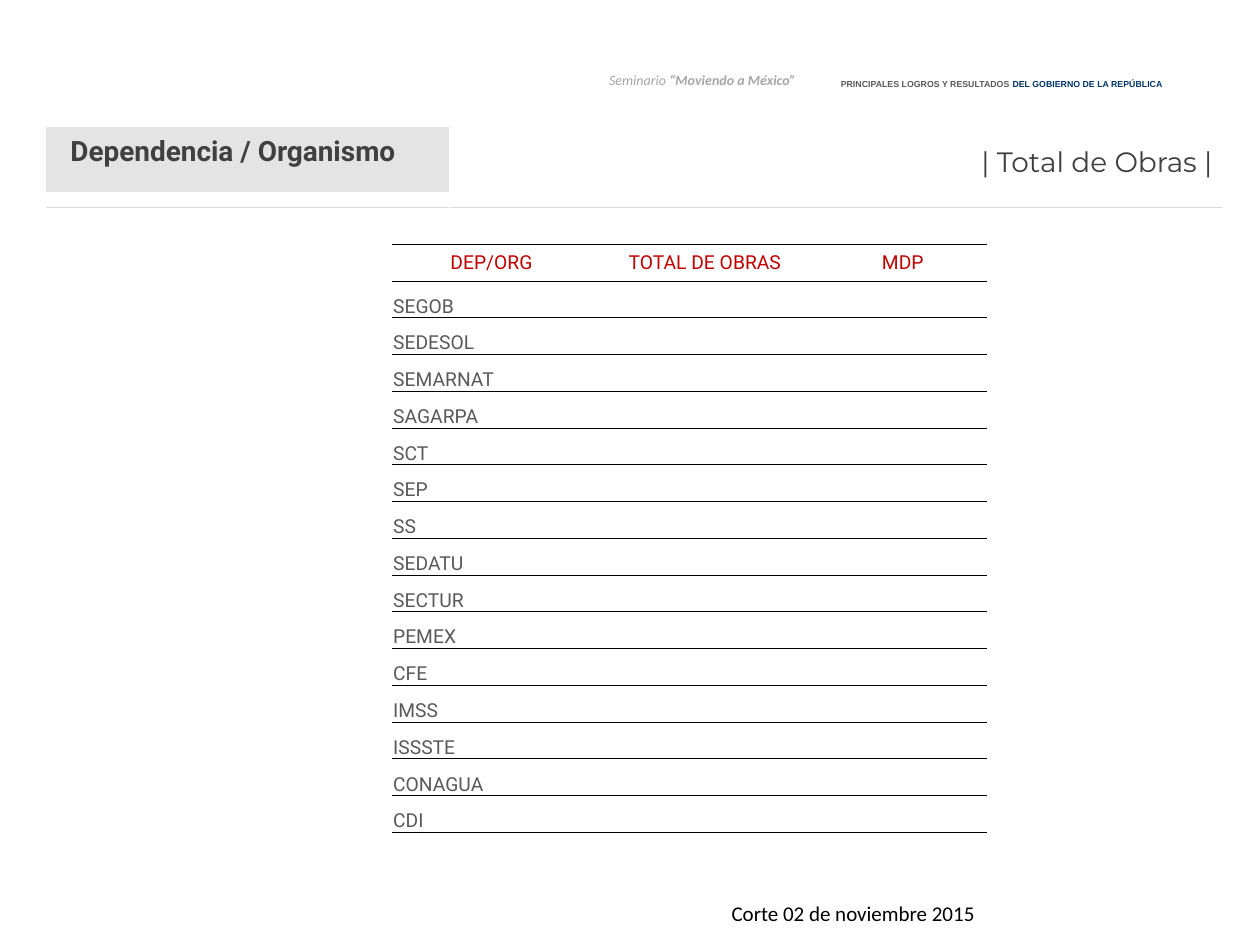
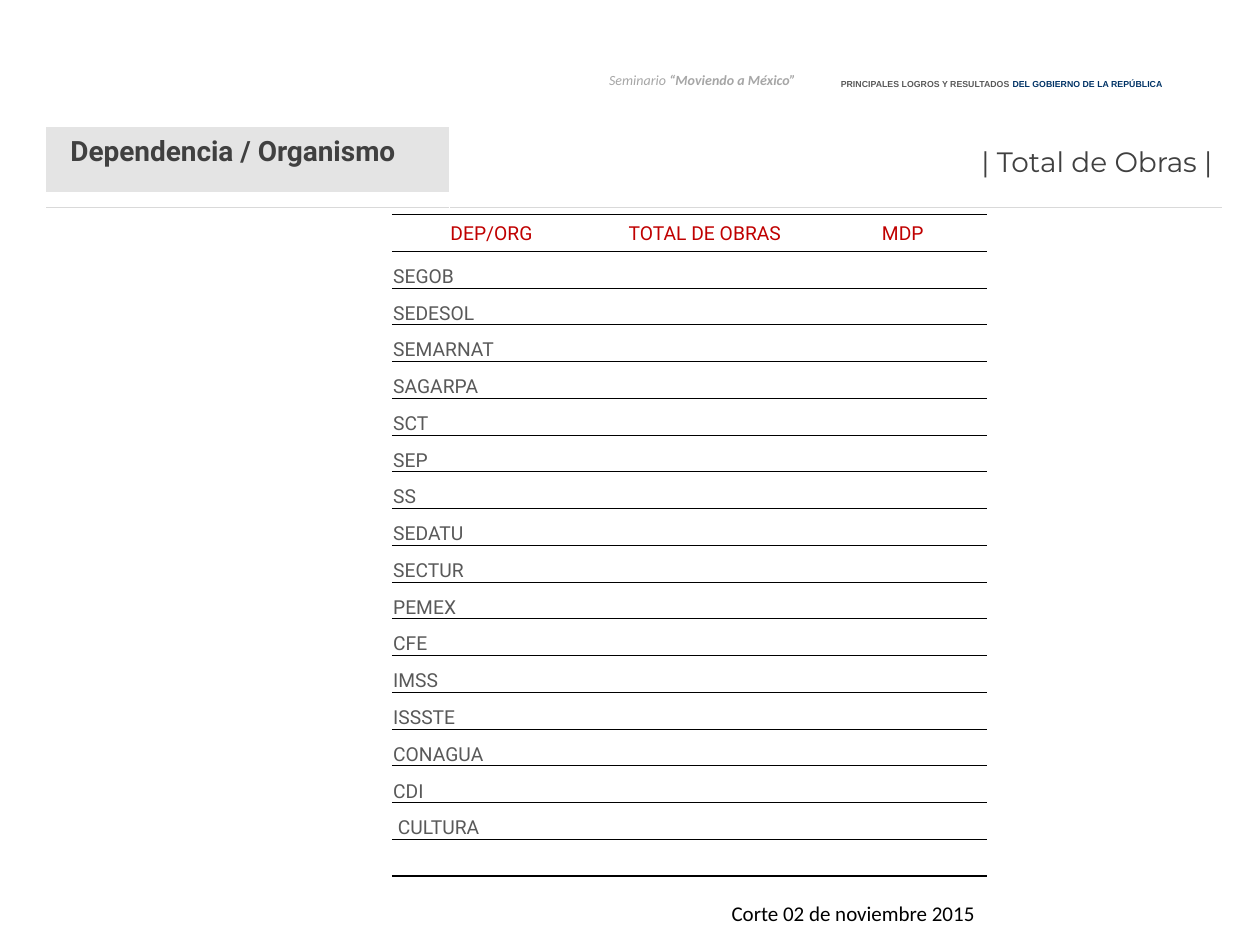
Before and after one commit to fpedro23/djangoObras, a slide deck: slide 1 of obras/static/ppt/LOGROS_RESULTADOS.pptx. Drawn at 1260x945 pixels with LibreOffice and Linux fonts; fonts in the diff are those of the drawing; background and template pictures are left out. Boxes give left, top, right and bottom in pixels: in the first picture for what was removed or moved away, otherwise in the second. Text is boxed around its words. In the diff, an @@ line names an element or a change of style, - is before the commit and + after.

Commit message:
Ahora el reporte de logros y resultados ya envia la  información de la secretaría de cultura, la cual no estaba contemplada en el reporte.

```diff
--- a/obras/static/ppt/LOGROS_RESULTADOS.pptx
+++ b/obras/static/ppt/LOGROS_RESULTADOS.pptx
@@ table at (392,214,987,876) @@
+row 17: CULTURA |  | 
@@ table: place and size @@
-table at (392,244,987,869)
+table at (392,214,987,876)
```
Also in this commit, not shown: 3 other slides changed, 1 other file.
